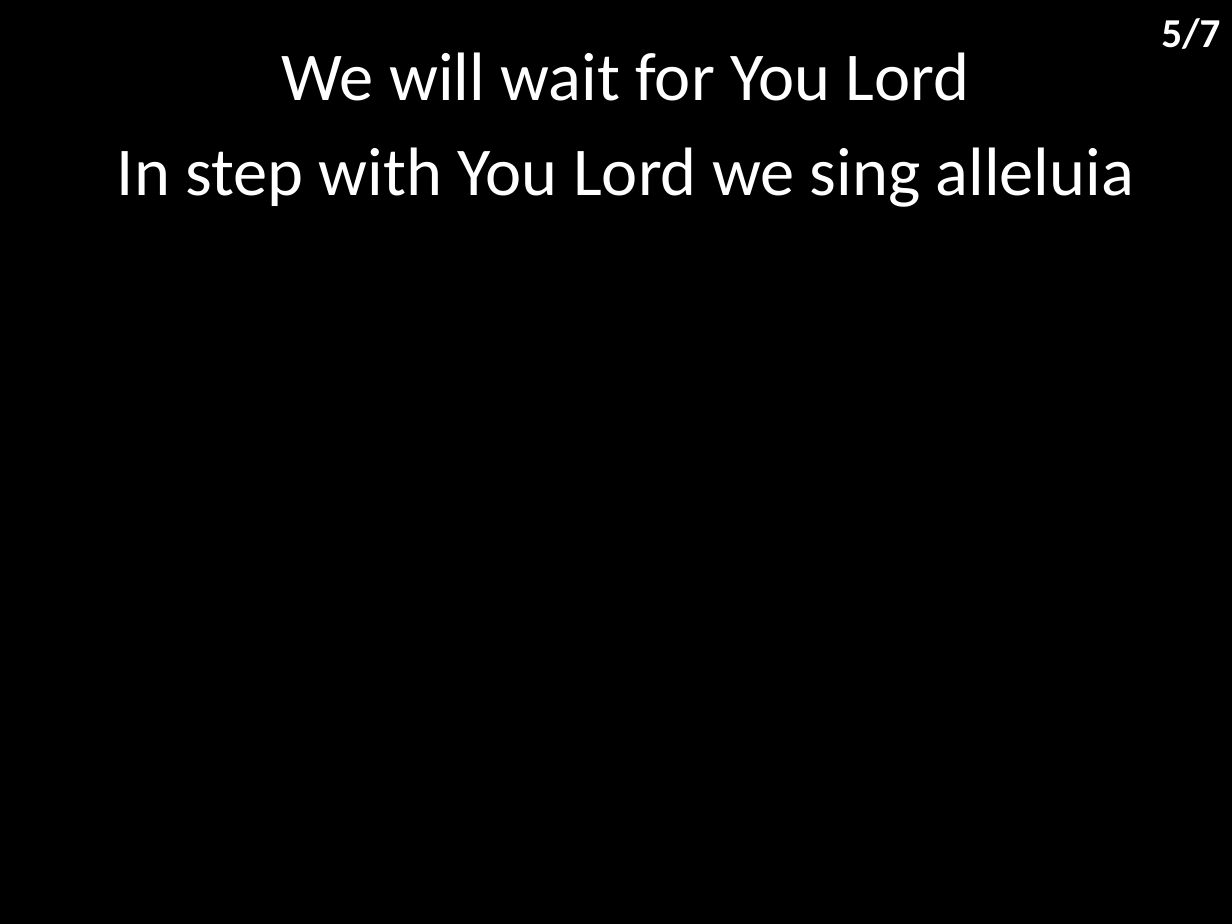
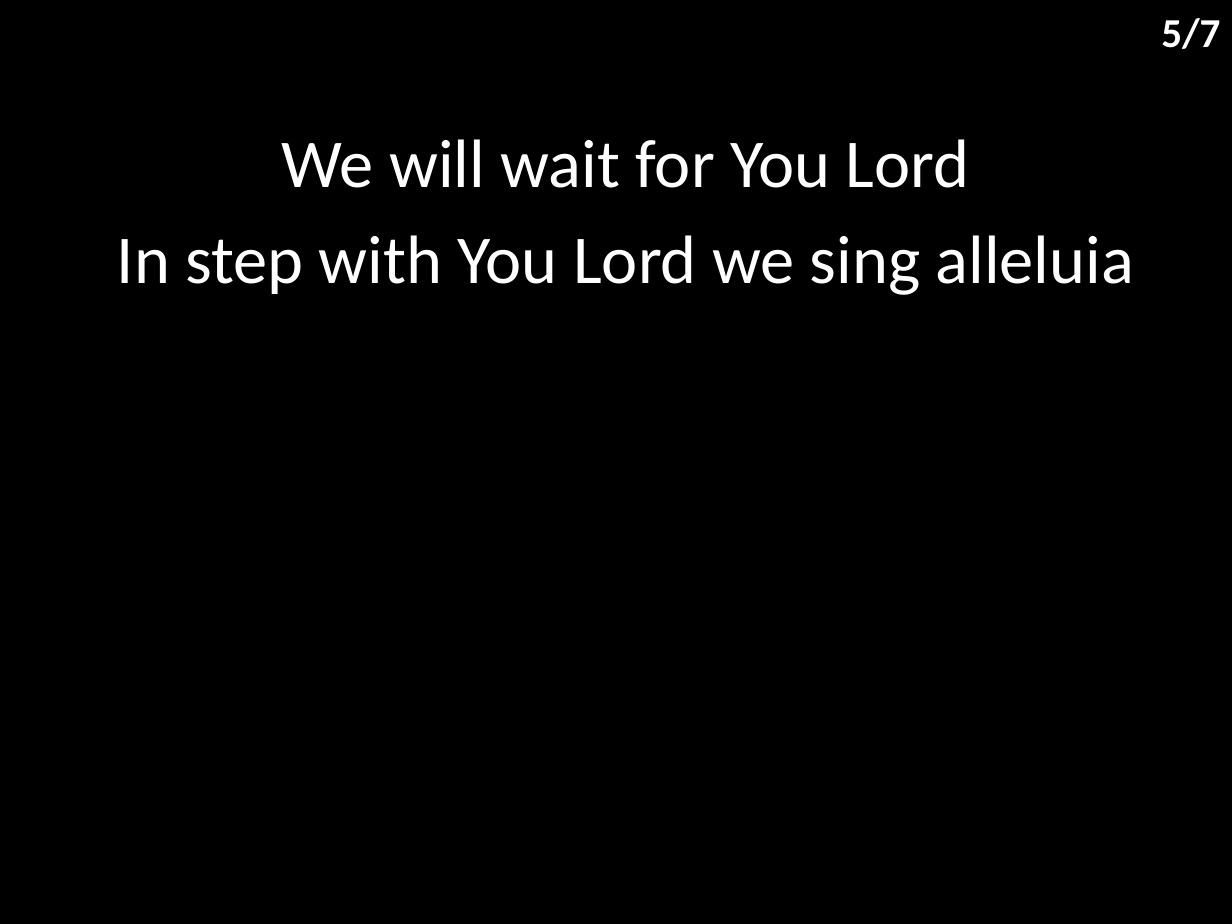
Before and after one commit to hoo-are-ya/worship, a slide deck: slide 6 of docs/songs/waiting here for you.pptx. Drawn at 1232x924 pixels with LibreOffice and Linux fonts; fonts in the diff are those of the drawing. Boxes give left, top, right and bottom in pixels: in the first picture for what was removed or moved away, otherwise in the second. Text is boxed around its words. In the diff, an @@ line names an element or a change of style, - is before the commit and + after.

```diff
--- a/docs/songs/waiting here for you.pptx
+++ b/docs/songs/waiting here for you.pptx
@@ subtitle "We will wait for You ...": place and size @@
-subtitle "We will wait for You ..." at [117, 52, 1134, 207]
+subtitle "We will wait for You ..." at [117, 139, 1134, 295]
```
Also in this commit, not shown: 6 other slides changed, 8 other files.
